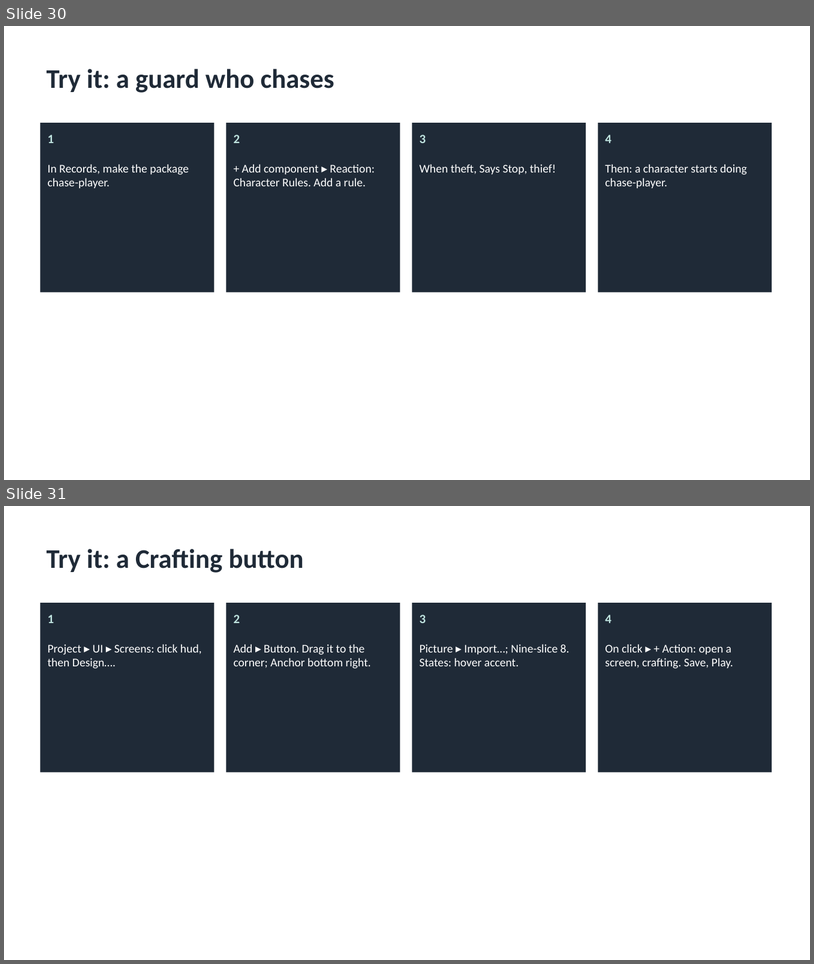
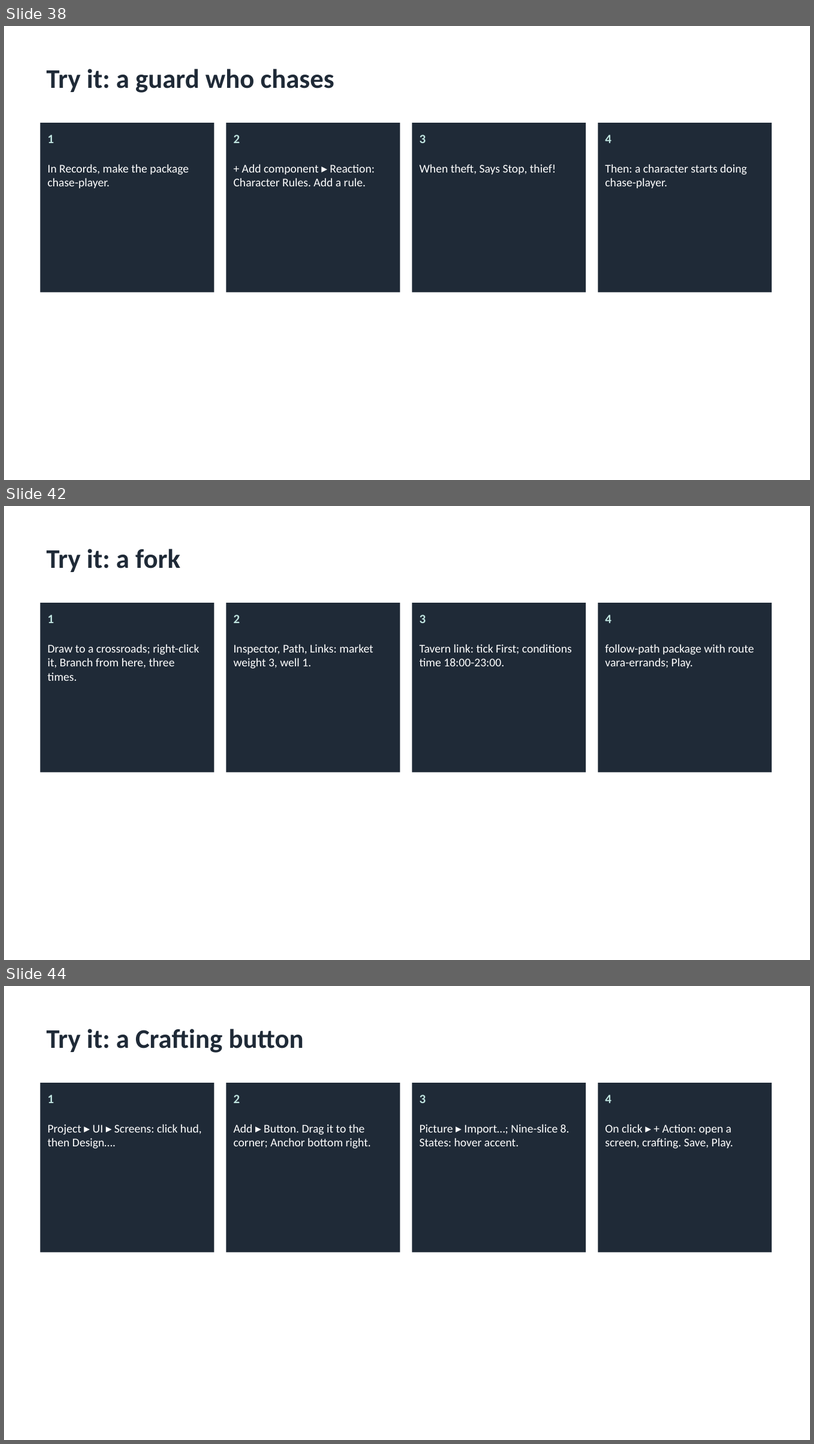
Before and after one commit to cuneyttyler/ai-gameengine-standalone, a slide deck: docs/manuals/AIGE-User-Guide.pptx. Shown one above the other, each under a label of ours: slides 30 and 31 before the commit, slides 38, 42 and 44 after it; the slides between them are not shown. The pictures are 814x964 and 814x1444 pixels, drawn with LibreOffice and Linux fonts; fonts in the diff are those of the drawing. Boxes give left, top, right and bottom in pixels: in the first picture for what was removed or moved away, otherwise in the second. Text is boxed around its words. In the diff, an @@ line names an element or a change of style, - is before the commit and + after.

```diff
--- a/docs/manuals/AIGE-User-Guide.pptx
+++ b/docs/manuals/AIGE-User-Guide.pptx
@@ slide 42 added at bbox=[4, 506, 810, 960], background #FFFFFF @@
@@ title added at bbox=[47, 549, 180, 572], 32 pt, text #1F2A37, bold @@
+Try it: a fork
@@ rectangle added at bbox=[40, 603, 215, 772], fill #1F2A37 @@
@@ rectangle added at bbox=[226, 603, 400, 772], fill #1F2A37 @@
@@ rectangle added at bbox=[413, 603, 587, 772], fill #1F2A37 @@
@@ rectangle added at bbox=[598, 603, 772, 772], fill #1F2A37 @@
@@ text added at bbox=[48, 615, 54, 623], 15 pt, text #BFE3DF, bold @@
+1
@@ text added at bbox=[234, 615, 240, 623], 15 pt, text #BFE3DF, bold @@
+2
@@ text added at bbox=[420, 615, 426, 623], 15 pt, text #BFE3DF, bold @@
+3
@@ text added at bbox=[605, 615, 612, 623], 15 pt, text #BFE3DF, bold @@
+4
@@ text added at bbox=[48, 644, 199, 681], 14 pt, text #FFFFFF @@
+Draw to a crossroads; right-click it, Branch from here, three times.
@@ text added at bbox=[234, 644, 373, 669], 14 pt, text #FFFFFF @@
+Inspector, Path, Links: market weight 3, well 1.
@@ text added at bbox=[420, 644, 572, 666], 14 pt, text #FFFFFF @@
+Tavern link: tick First; conditions time 18:00-23:00.
@@ text added at bbox=[605, 644, 754, 668], 14 pt, text #FFFFFF @@
+follow-path package with route vara-errands; Play.
@@ what was slide 30 is now slide 38 @@
@@ what was slide 31 is now slide 44 @@
```
Also in this commit, not shown: 12 other slides added, 58 other files.
